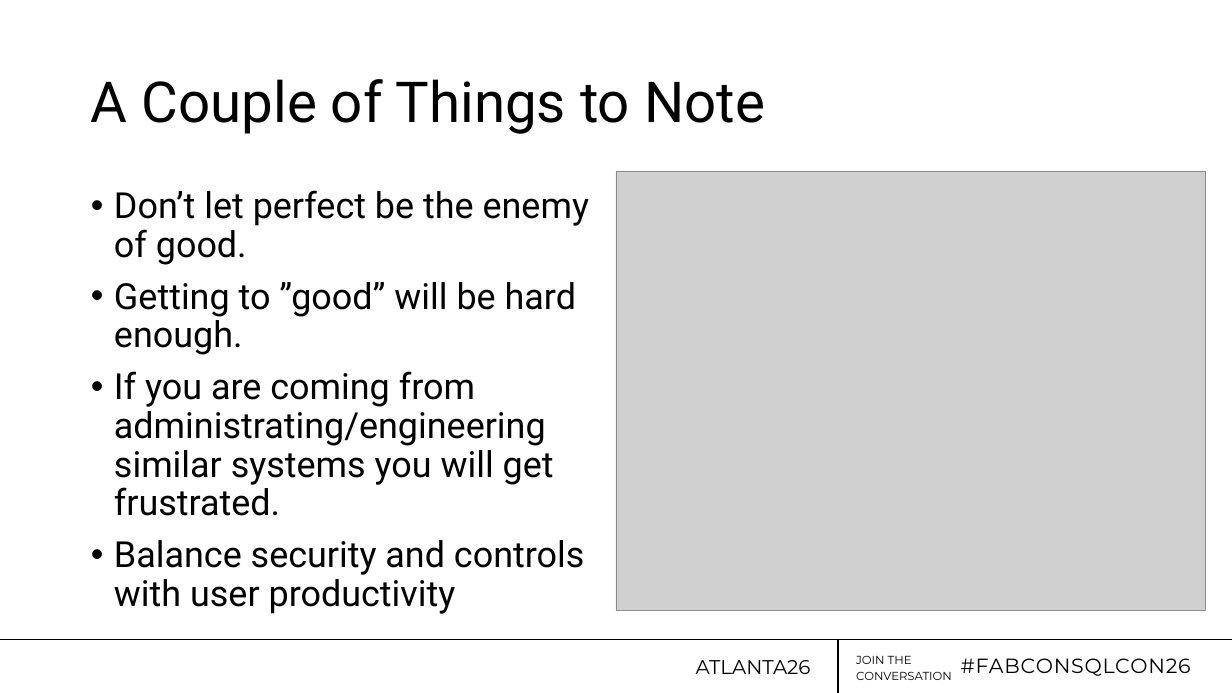
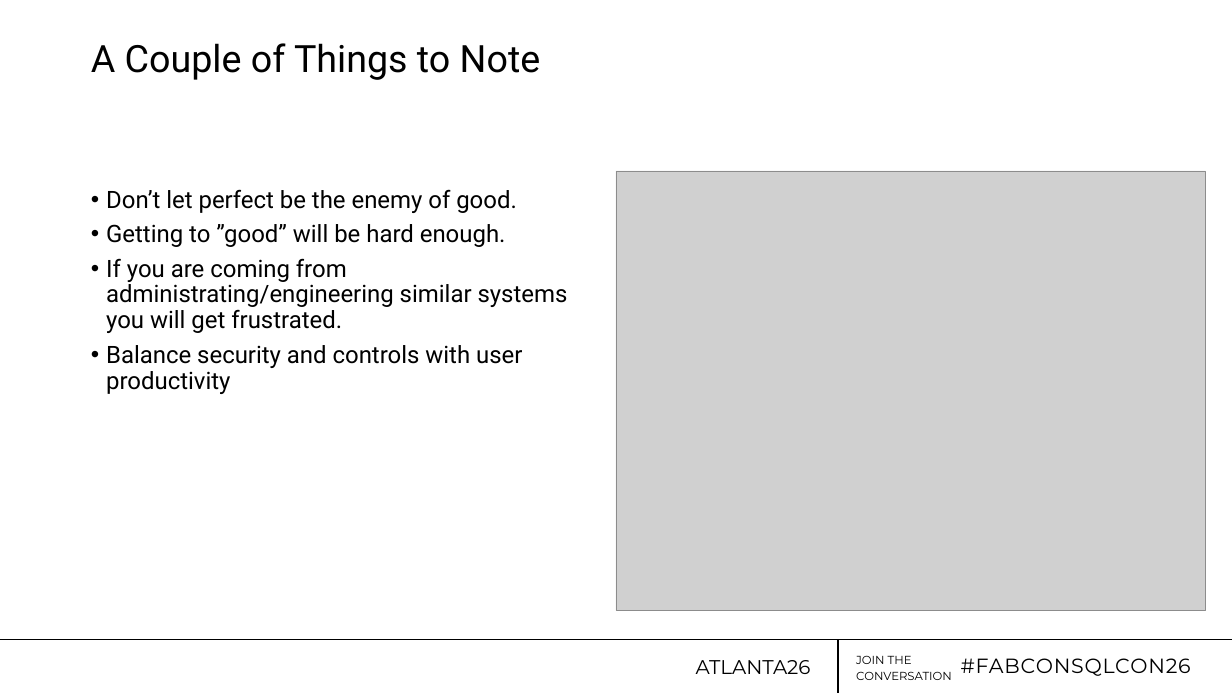
Before and after one commit to jdanton/FabricWAF, a slide deck: slide 4 of Dantoni_FabCon26-WAF.pptx (slide 5 before the commit). Drawn at 1232x693 pixels with LibreOffice and Linux fonts; fonts in the diff are those of the drawing; grey boxes stand for pictures; background and template pictures are left out. Boxes give left, top, right and bottom in pixels: in the first picture for what was removed or moved away, otherwise in the second. Text is boxed around its words. In the diff, an @@ line names an element or a change of style, - is before the commit and + after.

```diff
--- a/Dantoni_FabCon26-WAF.pptx
+++ b/Dantoni_FabCon26-WAF.pptx
@@ title "A Couple of Things to ..." at bbox=[91, 43, 541, 80]: size 66 to 44 pt; vertical alignment middle to top @@
@@ text "Don’t let perfect be the ..." at bbox=[106, 189, 568, 394]: size 42 to 28 pt; indent changed; less space between paragraphs @@
```
Also in this commit, not shown: 30 other slides changed, 1 slide removed, 29 other files.
